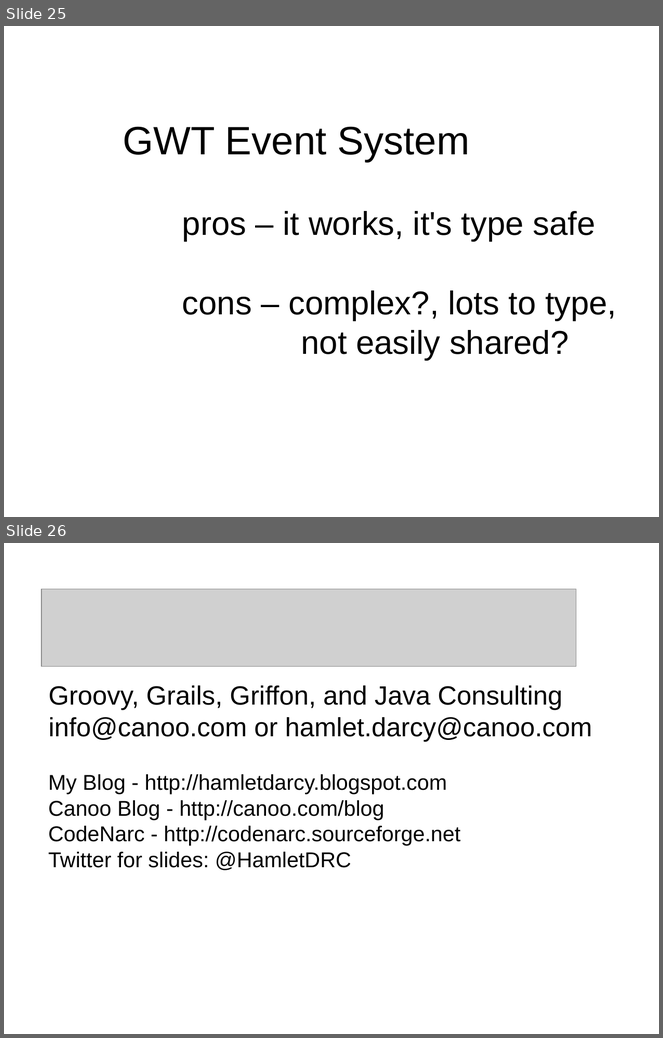
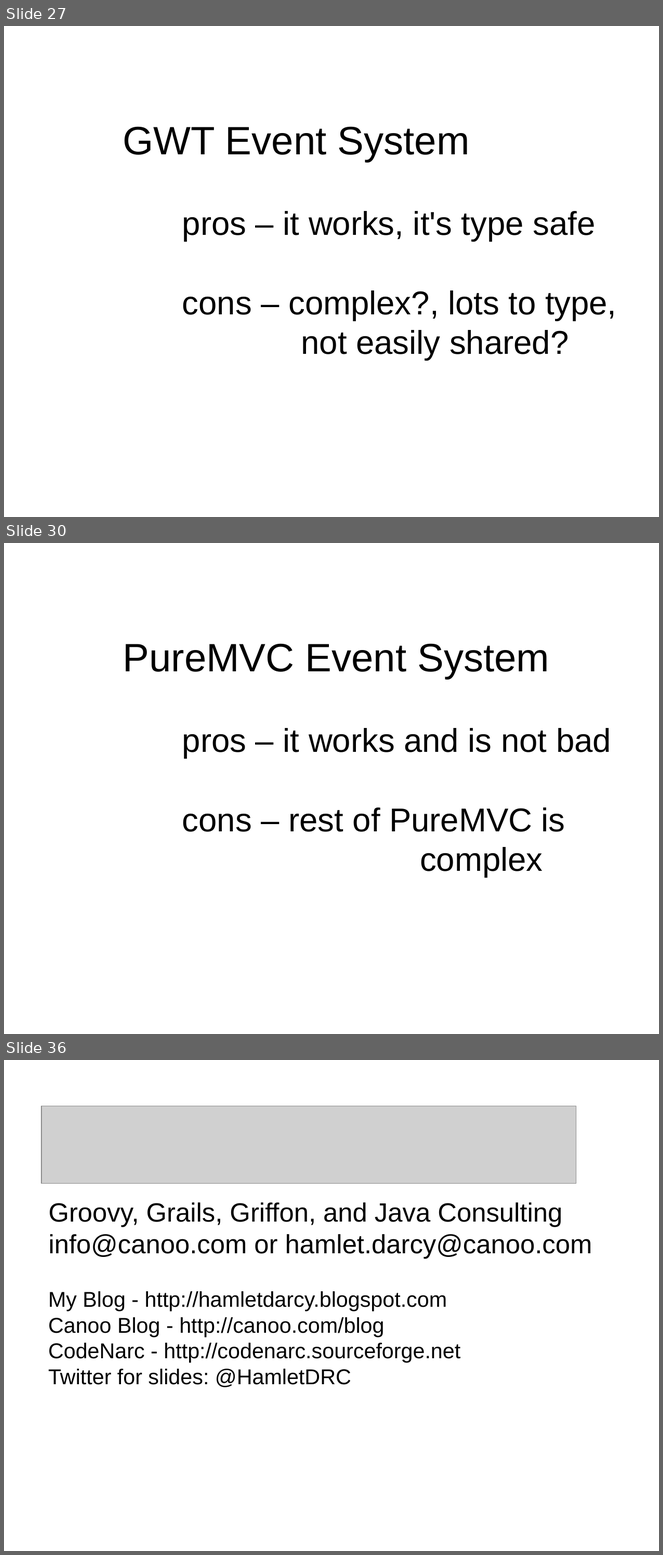
Before and after one commit to HamletDRC/presentations, a slide deck: presopatterns/PresentationPatterns-springio-2011.odp. Shown one above the other, each under a label of ours: slides 25 and 26 before the commit, slides 27, 30 and 36 after it; the slides between them are not shown. The pictures are 663x1038 and 663x1555 pixels, drawn with LibreOffice and Linux fonts; fonts in the diff are those of the drawing; grey boxes stand for pictures; background and template pictures are left out. Boxes give left, top, right and bottom in pixels: in the first picture for what was removed or moved away, otherwise in the second. Text is boxed around its words. In the diff, an @@ line names an element or a change of style, - is before the commit and + after.

```diff
--- a/presopatterns/PresentationPatterns-springio-2011.odp
+++ b/presopatterns/PresentationPatterns-springio-2011.odp
@@ slide 30 added at <box>4,543,659,1034</box>, background picture (left out) @@
@@ text added at <box>123,643,611,877</box>, 40 pt, text #000000 @@
+PureMVC Event System
+pros – it works and is not bad
+cons – rest of PureMVC is
+complex
@@ what was slide 25 is now slide 27 @@
@@ what was slide 26 is now slide 36 @@
```
Also in this commit, not shown: 9 other slides added, 2 other files.
